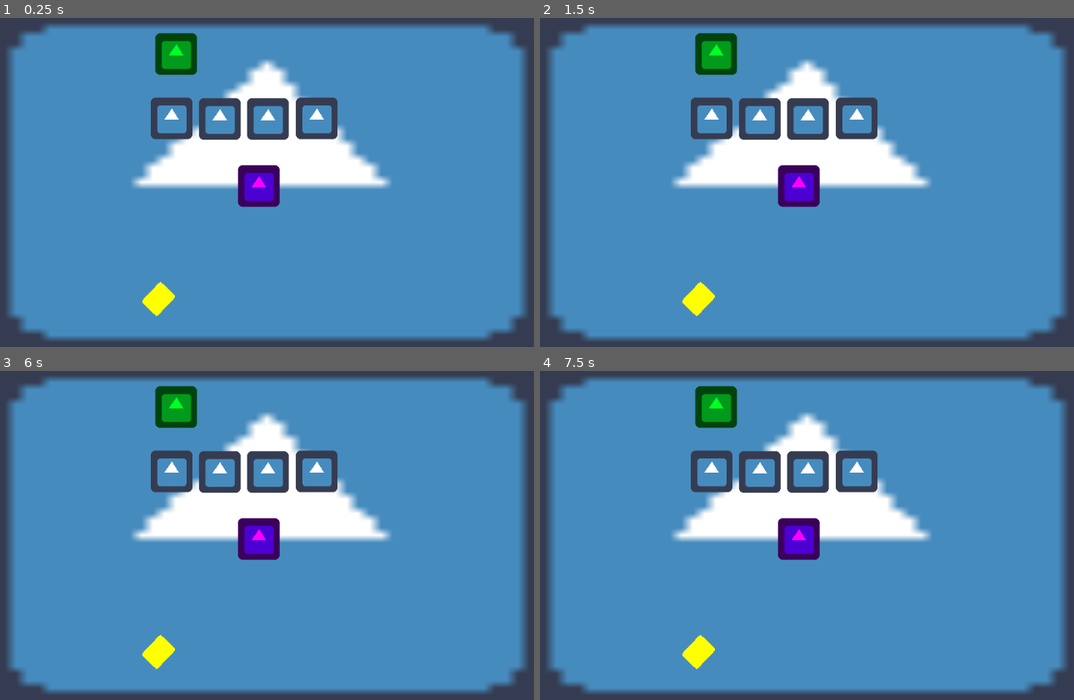
Above: before the commit, frames 1-4 (two rows, left to right).
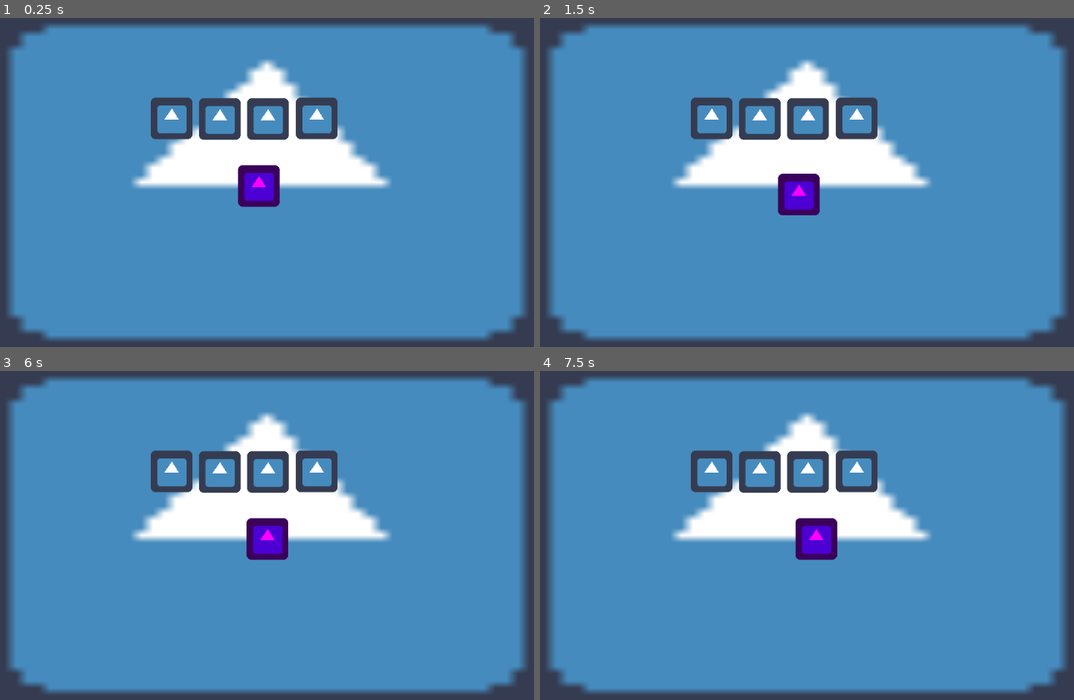
Above: after the commit, the same moments.

Repository: jalarimar/pizza
Game: Godot game, scene res://Level 1.tscn
Same seed, same stepped clock (60 frames per second), same inputs: the game is played once before the commit and once after it. Before the commit the project has no main scene; this scene is started directly in both runs. The engine's default icon, where the game draws it, is replaced by a stand-in: a white triangle on a blue panel in a dark square.
Inputs (mouse positions are in pixels of both pictures, inside the frame that each line leads up to):
- Up to frame 1 (0.25 s): no input
- Up to frame 2 (1.5 s): tap Enter at 0.5 s; move the mouse to (945, 143) at 0.52 s; hold D (right, bound only after the commit) 0.53-1.28 s; hold Space (space, bound only after the commit) 0.53-1.28 s; move the mouse to (668, 179) at 1.27 s; hold S (down, bound only after the commit) from 1.28 s (still down); tap Space (space, bound only after the commit) at 1.35 s
- Up to frame 3 (6 s): tap Enter at 2, 3.5 s; move the mouse to (325, 426) at 2.02 s; release S (down, bound only after the commit) at 2.03 s; hold D (right, bound only after the commit) 2.03-2.78 s; hold Space (space, bound only after the commit) 2.03-2.78 s; move the mouse to (229, 591) at 2.77 s; hold W (up, bound only after the commit) 2.78-3.53 s; tap Space (space, bound only after the commit) at 2.85, 4.35, 5.85 s; move the mouse to (459, 571) at 3.52 s; hold Space (space, bound only after the commit) 3.53-4.28 s; hold A (left, bound only after the commit) 3.53-5.03 s; move the mouse to (58, 456) at 4.27 s; move the mouse to (293, 515) at 5.02 s; hold S (down, bound only after the commit) 5.03-5.78 s; hold Space (space, bound only after the commit) 5.03-5.78 s; move the mouse to (160, 417) at 5.77 s; hold D (right, bound only after the commit) from 5.78 s (still down)
- Up to frame 4 (7.5 s): move the mouse to (945, 496) at 6.52 s; release D (right, bound only after the commit) at 6.53 s; hold W (up, bound only after the commit) 6.53-7.28 s; hold Space (space, bound only after the commit) 6.53-7.28 s; move the mouse to (668, 532) at 7.27 s; hold D (right, bound only after the commit) from 7.28 s (still down); tap Space (space, bound only after the commit) at 7.35 s

The runs differ from the first frame. In frame 1, 1.4% of the frame differs, in the area x 26-37%, y 4-91%; in frame 2, 2.1%; in frame 3, 2.1%; in frame 4, 2.5%, in the area x 26-56%, y 4-91%.

Commit message:
add player movements and friend stats

Diff:
--- /dev/null
+++ b/Friend.gd
@@ -0,0 +1,28 @@
+extends KinematicBody2D
+
+var loudness = 0      # 1, 2, 3
+var is_chatty = false
+var hungryness = 1    # 1, 2, 3
+var coolness = 0      # -5, 1, 5, 20
+var is_aware = false
+
+# Called when the node enters the scene tree for the first time.
+func _ready():
+	# randomly generate stats
+
+	# set image depending on stats
+	$Sprite.texture = load("friend.png")
+
+
+
+func eat_pizza():
+	pass
+
+# Called every frame. 'delta' is the elapsed time since the previous frame.
+#func _process(delta):
+#	pass
+
+
+func _on_Friend_mouse_entered():
+	# show friend list
+	pass
--- a/Level 1.tscn
+++ b/Level 1.tscn
@@ -1,6 +1,8 @@
-[gd_scene load_steps=3 format=2]
+[gd_scene load_steps=5 format=2]
 
 [ext_resource path="res://icon.png" type="Texture" id=1]
+[ext_resource path="res://Player.gd" type="Script" id=2]
+[ext_resource path="res://Friend.gd" type="Script" id=3]
 
 [sub_resource type="CircleShape2D" id=1]
 
@@ -13,6 +15,7 @@
 
 [node name="Player" type="KinematicBody2D" parent="."]
 position = Vector2( 509, 338 )
+script = ExtResource( 2 )
 
 [node name="CollisionShape2D" type="CollisionShape2D" parent="Player"]
 shape = SubResource( 1 )
@@ -29,6 +32,7 @@
 
 [node name="Friend" type="KinematicBody2D" parent="."]
 position = Vector2( 382, 135 )
+script = ExtResource( 3 )
 
 [node name="CollisionShape2D" type="CollisionShape2D" parent="Friend"]
 shape = SubResource( 1 )
@@ -42,13 +46,6 @@
 __meta__ = {
 "_edit_lock_": true
 }
-
-[node name="Pizza slice" type="Sprite" parent="."]
-modulate = Color( 100, 100, 0, 1 )
-position = Vector2( 355, 512 )
-rotation = 0.758378
-scale = Vector2( 0.521739, 0.672 )
-texture = ExtResource( 1 )
 
 [node name="Walls" type="Node2D" parent="."]
 
@@ -72,3 +69,4 @@
 [node name="icon4" type="Sprite" parent="Walls"]
 position = Vector2( 598, 234 )
 texture = ExtResource( 1 )
+[connection signal="mouse_entered" from="Friend" to="Friend" method="_on_Friend_mouse_entered"]
--- /dev/null
+++ b/Player.gd
@@ -0,0 +1,35 @@
+extends KinematicBody2D
+
+var speak_range = 5
+var speed = 200
+var is_mouse_hover = false
+var velocity = Vector2()
+
+# Called when the node enters the scene tree for the first time.
+func _ready():
+	pass # Replace with function body.
+
+
+func _input(event):
+	var movement = Vector2()
+	if event.is_action_pressed("space"):
+		emit_signal("pizza", position)
+	if event.is_action_pressed("up"):
+		movement += Vector2.UP
+	if event.is_action_pressed("down"):
+		movement += Vector2.DOWN
+	if event.is_action_pressed("left"):
+		movement += Vector2.LEFT
+	if event.is_action_pressed("right"):
+		movement += Vector2.RIGHT
+
+	velocity = movement.normalized() * speed
+
+func _physics_process(delta):
+	velocity = move_and_slide(velocity)
+
+
+
+# Called every frame. 'delta' is the elapsed time since the previous frame.
+#func _process(delta):
+#	pass
--- a/project.godot
+++ b/project.godot
@@ -16,7 +16,36 @@
 [application]
 
 config/name="Did I Hear Pizza"
+run/main_scene="res://Level 1.tscn"
 config/icon="res://icon.png"
+
+[input]
+
+space={
+"deadzone": 0.5,
+"events": [ Object(InputEventKey,"resource_local_to_scene":false,"resource_name":"","device":0,"alt":false,"shift":false,"control":false,"meta":false,"command":false,"pressed":false,"scancode":32,"unicode":0,"echo":false,"script":null)
+ ]
+}
+up={
+"deadzone": 0.5,
+"events": [ Object(InputEventKey,"resource_local_to_scene":false,"resource_name":"","device":0,"alt":false,"shift":false,"control":false,"meta":false,"command":false,"pressed":false,"scancode":87,"unicode":0,"echo":false,"script":null)
+ ]
+}
+left={
+"deadzone": 0.5,
+"events": [ Object(InputEventKey,"resource_local_to_scene":false,"resource_name":"","device":0,"alt":false,"shift":false,"control":false,"meta":false,"command":false,"pressed":false,"scancode":65,"unicode":0,"echo":false,"script":null)
+ ]
+}
+right={
+"deadzone": 0.5,
+"events": [ Object(InputEventKey,"resource_local_to_scene":false,"resource_name":"","device":0,"alt":false,"shift":false,"control":false,"meta":false,"command":false,"pressed":false,"scancode":68,"unicode":0,"echo":false,"script":null)
+ ]
+}
+down={
+"deadzone": 0.5,
+"events": [ Object(InputEventKey,"resource_local_to_scene":false,"resource_name":"","device":0,"alt":false,"shift":false,"control":false,"meta":false,"command":false,"pressed":false,"scancode":83,"unicode":0,"echo":false,"script":null)
+ ]
+}
 
 [rendering]
 
